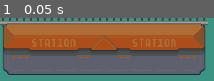
Above: before the commit, frame 1.
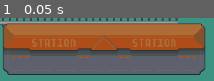
Above: after the commit, the same moment.

Repository: dsg-jam/ld54-game
Game: Godot game, scene res://prefabs/TrainStation.tscn
The game is run twice, just before and just after one commit, with the same random seed, the same clock (stepped at 60 frames per second) and the same inputs. This scene is started directly instead of the project's main scene.
Inputs:
- Up to frame 1 (0.05 s): no input

The runs differ from the first frame. In frame 1, 1.0% of the frame differs, in the area x 82-98%, y 0-15%.

Commit message:
add script

Diff:
--- a/prefabs/TrainStation.tscn
+++ b/prefabs/TrainStation.tscn
@@ -1,5 +1,6 @@
-[gd_scene load_steps=5 format=3 uid="uid://k55yuuxmxfac"]
+[gd_scene load_steps=5 format=3 uid="uid://ctghq2lknpslx"]
 
+[ext_resource type="Script" path="res://scripts/TrainStation.gd" id="1_c6ixw"]
 [ext_resource type="PackedScene" uid="uid://hayp6qqs0h7i" path="res://prefabs/Track.tscn" id="1_pb151"]
 [ext_resource type="Texture2D" uid="uid://bb544qs74gbdt" path="res://assets/station.png" id="2_ysqsg"]
 
@@ -14,9 +15,9 @@
 size = Vector2(300, 85)
 
 [node name="TrainStation" type="Node2D"]
+script = ExtResource("1_c6ixw")
 
 [node name="Track" parent="." instance=ExtResource("1_pb151")]
-curve = SubResource("Curve2D_oqi2q")
 
 [node name="Station" type="Sprite2D" parent="."]
 z_index = 100
--- /dev/null
+++ b/scripts/TrainStation.gd
@@ -0,0 +1 @@
+extends Node2D
